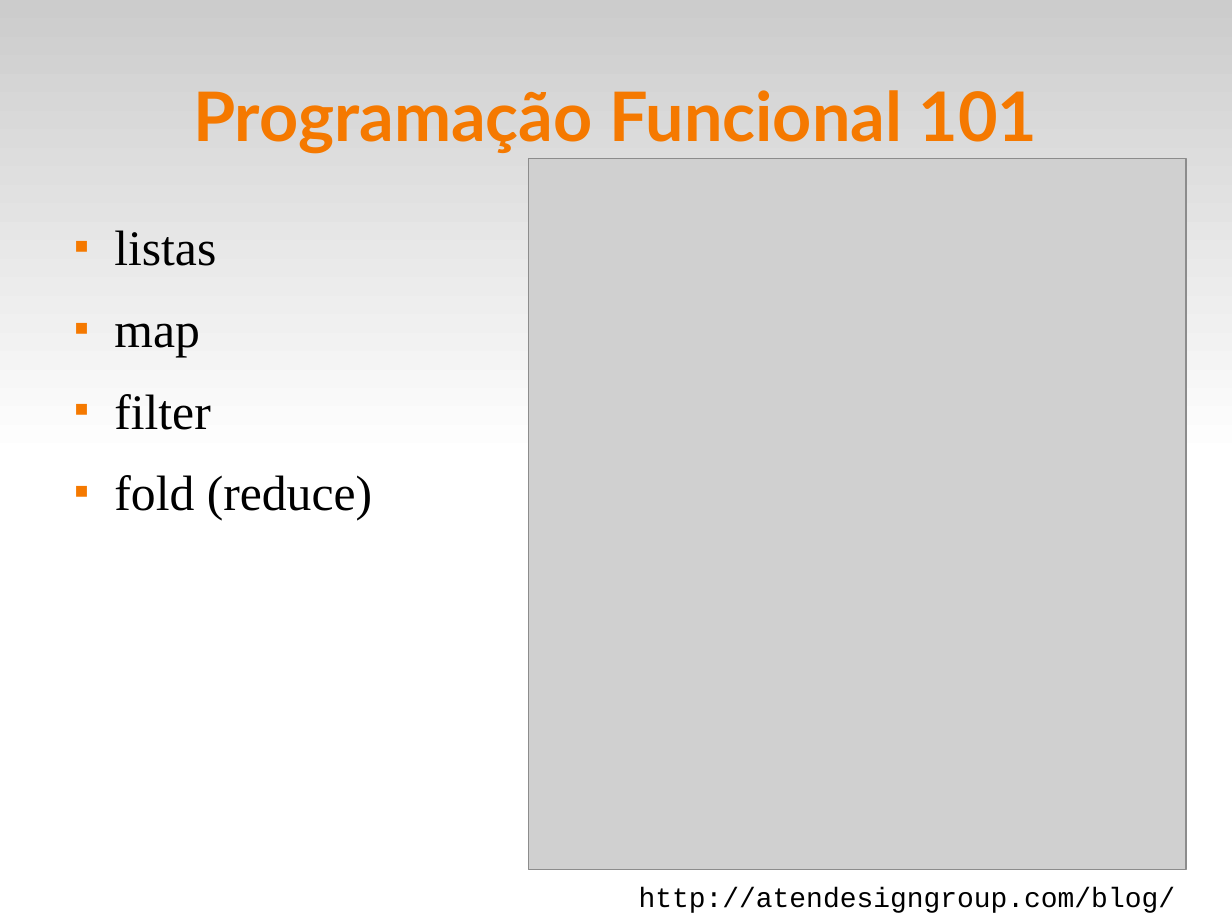
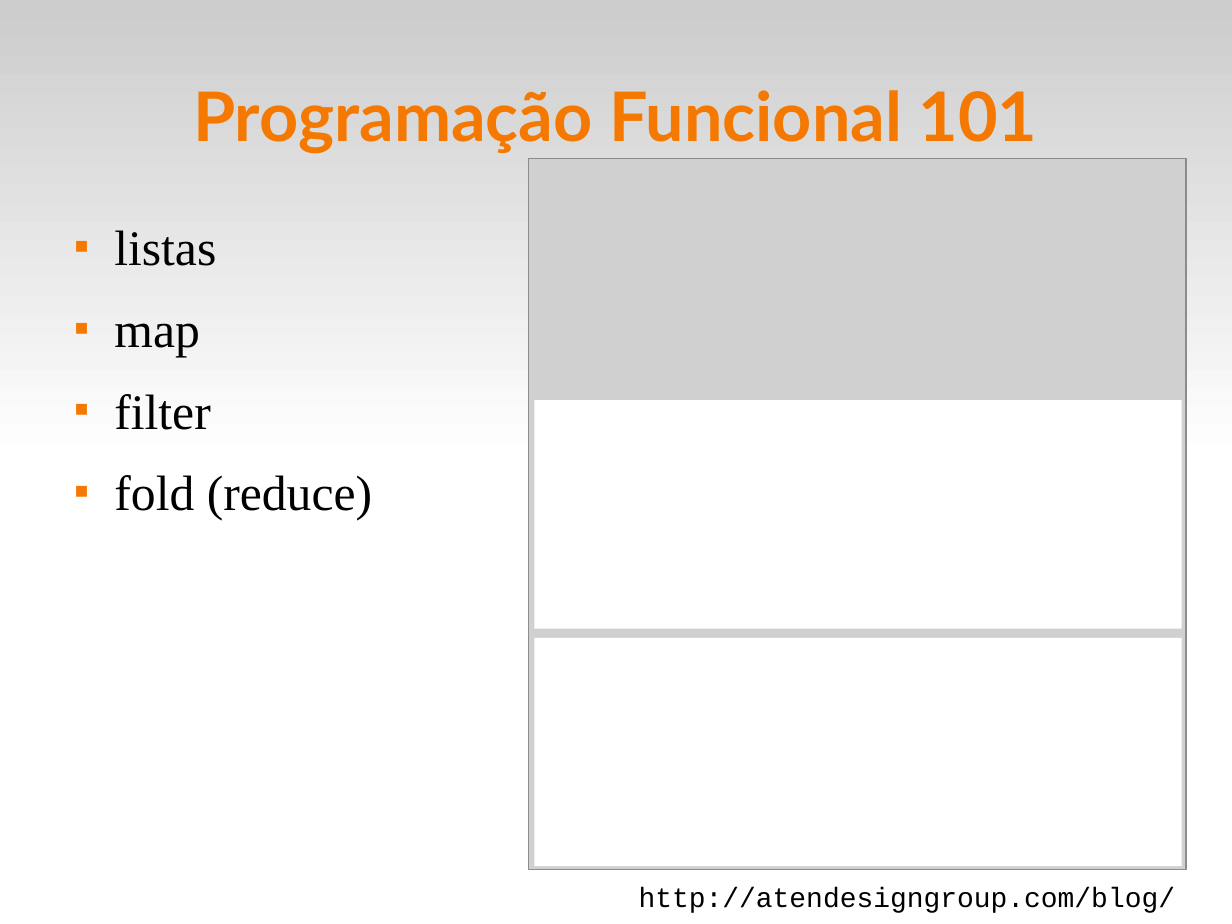
Before and after one commit to fsantanna-uerj/EDL, a slide deck: slide 5 of slides/edl-10-fun.odp. Drawn at 1232x924 pixels with LibreOffice and Linux fonts; fonts in the diff are those of the drawing; grey boxes stand for pictures. Boxes give left, top, right and bottom in pixels: in the first picture for what was removed or moved away, otherwise in the second. Text is boxed around its words. In the diff, an @@ line names an element or a change of style, - is before the commit and + after.

```diff
--- a/slides/edl-10-fun.odp
+++ b/slides/edl-10-fun.odp
@@ rectangle added at (x1=534, y1=400, x2=1182, y2=628), fill #FFFFFF @@
@@ rectangle added at (x1=534, y1=638, x2=1182, y2=866), fill #FFFFFF @@
```
Also in this commit, not shown: 8 other files.
